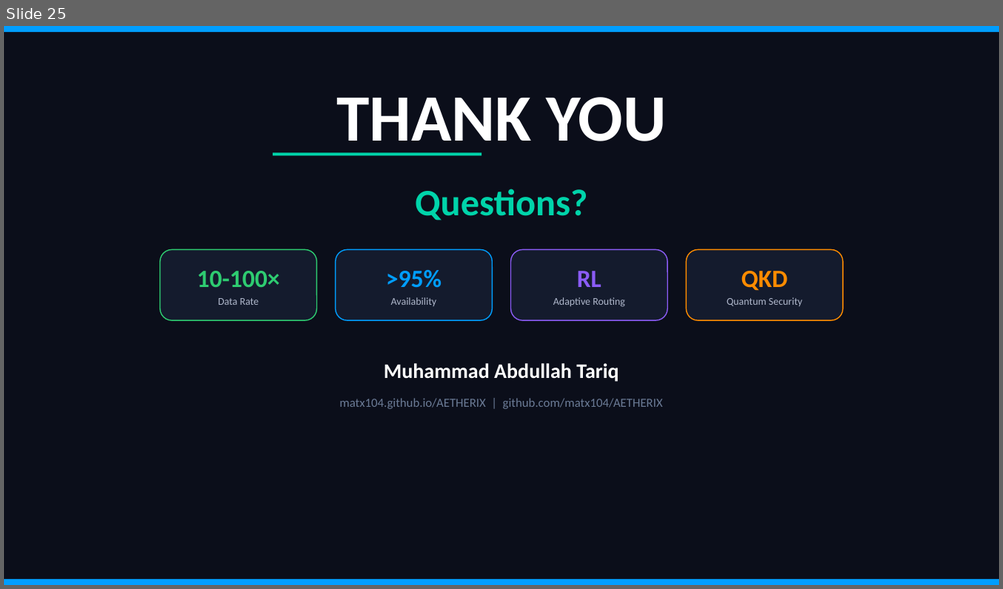
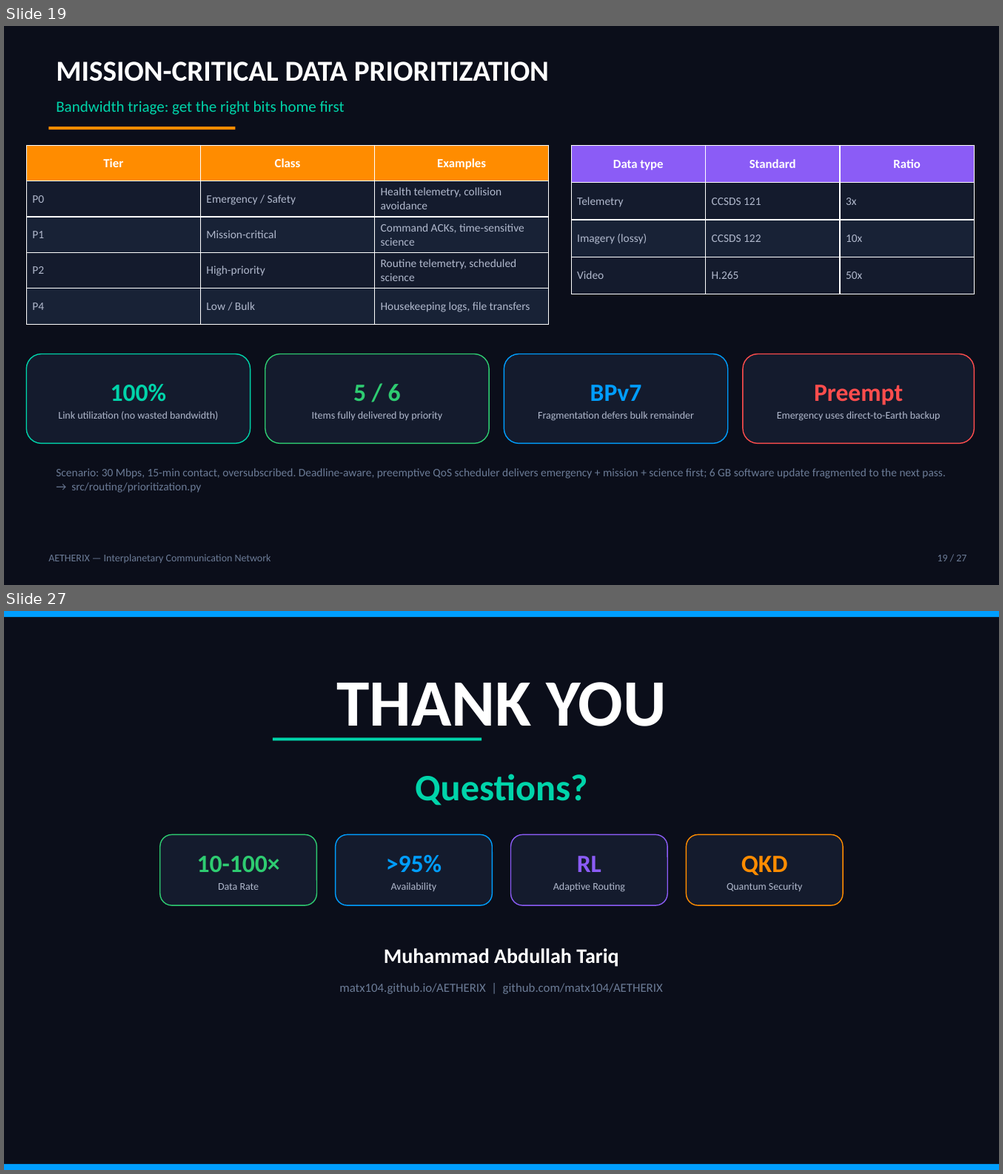
Before and after one commit to matx104/AETHERIX, a slide deck: presentation/output/AETHERIX_Presentation.pptx. Shown one above the other, each under a label of ours: slide 25 before the commit, slides 19 and 27 after it; the slides between them are not shown. The pictures are 1003x589 and 1003x1174 pixels, drawn with LibreOffice and Linux fonts; fonts in the diff are those of the drawing. Boxes give left, top, right and bottom in pixels: in the first picture for what was removed or moved away, otherwise in the second. Text is boxed around its words. In the diff, an @@ line names an element or a change of style, - is before the commit and + after.

```diff
--- a/presentation/output/AETHERIX_Presentation.pptx
+++ b/presentation/output/AETHERIX_Presentation.pptx
@@ slide 19 added at (x1=4, y1=26, x2=999, y2=585), background #0B0E1A @@
@@ text added at (x1=56, y1=62, x2=549, y2=82), 28 pt, text #FFFFFF, bold @@
+MISSION-CRITICAL DATA PRIORITIZATION
@@ text added at (x1=56, y1=101, x2=344, y2=115), 15 pt, text #00D4AA @@
+Bandwidth triage: get the right bits home first
@@ rectangle added at (x1=48, y1=127, x2=236, y2=130), fill #FF8C00 @@
@@ table added at (x1=26, y1=145, x2=548, y2=324), 5 rows, 3 columns @@
+Tier | Class | Examples
+P0 | Emergency / Safety | Health telemetry, collision avoidance
+P1 | Mission-critical | Command ACKs, time-sensitive science
+P2 | High-priority | Routine telemetry, scheduled science
+P4 | Low / Bulk | Housekeeping logs, file transfers
@@ table added at (x1=571, y1=145, x2=974, y2=295), 4 rows, 3 columns @@
+Data type | Standard | Ratio
+Telemetry | CCSDS 121 | 3x
+Imagery (lossy) | CCSDS 122 | 10x
+Video | H.265 | 50x
@@ rounded rectangle added at (x1=26, y1=355, x2=250, y2=444), fill #141B2D, outline #00D4AA 1 pt, 10 pt, text #B0B8CC @@
+100%
+Link utilization (no wasted bandwidth)
@@ rounded rectangle added at (x1=265, y1=355, x2=489, y2=444), fill #141B2D, outline #2ECC71 1 pt, 10 pt, text #B0B8CC @@
+5 / 6
+Items fully delivered by priority
@@ rounded rectangle added at (x1=504, y1=355, x2=728, y2=444), fill #141B2D, outline #009EFF 1 pt, 10 pt, text #B0B8CC @@
+BPv7
+Fragmentation defers bulk remainder
@@ rounded rectangle added at (x1=743, y1=355, x2=974, y2=444), fill #141B2D, outline #FF4D4D 1 pt, 10 pt, text #B0B8CC @@
+Preempt
+Emergency uses direct-to-Earth backup
@@ text added at (x1=56, y1=469, x2=945, y2=493), 11 pt, text #6B7B96 @@
+Scenario: 30 Mbps, 15-min contact, oversubscribed. Deadline-aware, preemptive QoS scheduler delivers emergency + mission + science first; 6 GB software update fragmented to the next pass. → src/routing/prioritization.py
@@ text added at (x1=48, y1=554, x2=271, y2=563), 10 pt, text #6B7B96 @@
+AETHERIX — Interplanetary Communication Network
@@ text added at (x1=937, y1=555, x2=966, y2=562), 10 pt, text #6B7B96 @@
+19 / 27
@@ what was slide 25 is now slide 27 @@
```
Also in this commit, not shown: 23 slides changed, 1 other slide added, 5 other files.
